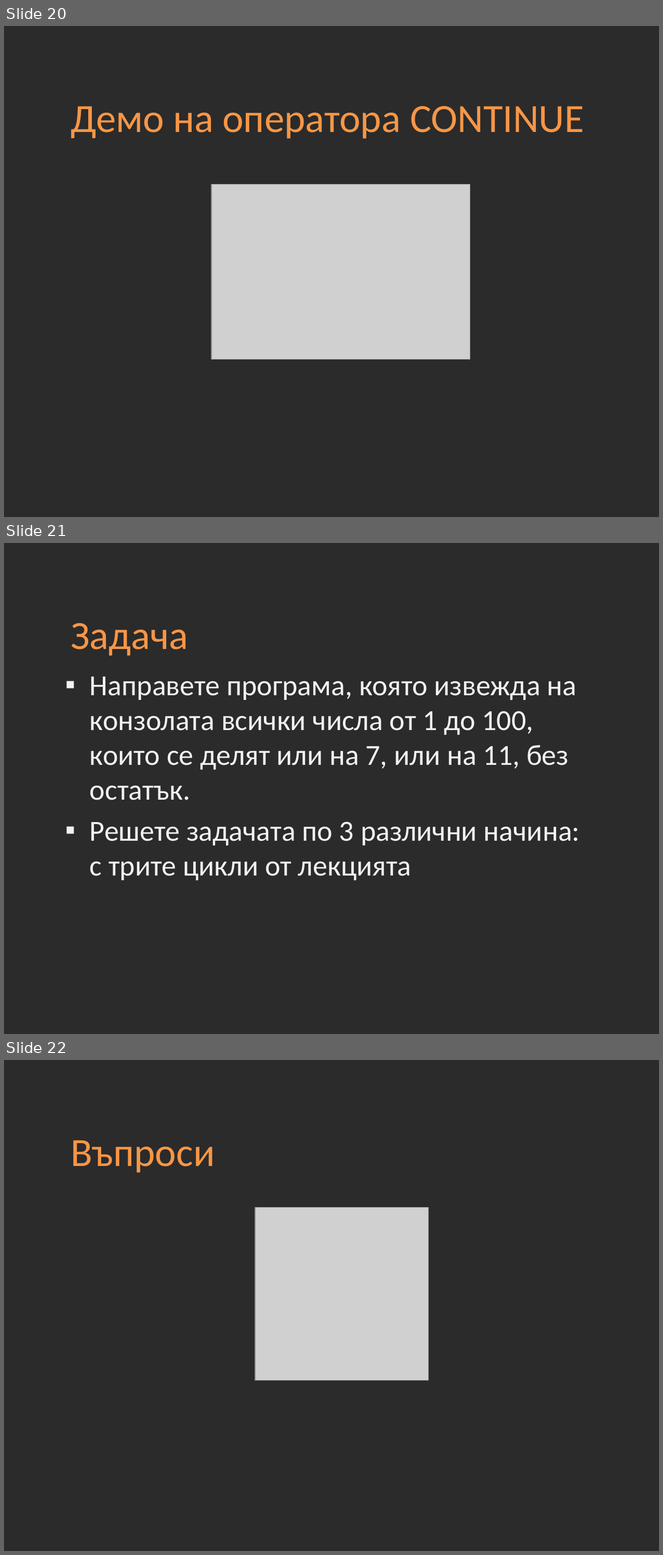
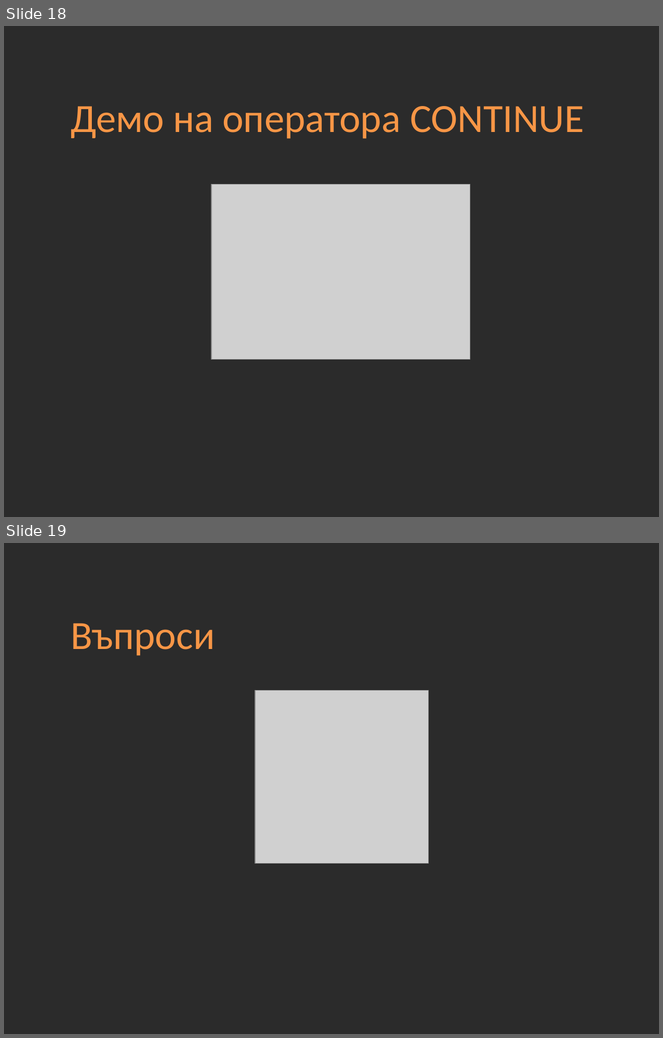
Before and after one commit to Academy-Soft-Intellect/Introduction-Into-Programming-Online, a slide deck: 05-Loops.pptx. Shown one above the other, each under a label of ours: slides 20, 21 and 22 before the commit, slides 18 and 19 after it. The pictures are 663x1555 and 663x1038 pixels, drawn with LibreOffice and Linux fonts; fonts in the diff are those of the drawing; grey boxes stand for pictures; background and template pictures are left out; a plain dark background stands for a picture behind light text. Boxes give left, top, right and bottom in pixels: in the first picture for what was removed or moved away, otherwise in the second. Text is boxed around its words. In the diff, an @@ line names an element or a change of style, - is before the commit and + after.

```diff
--- a/05-Loops.pptx
+++ b/05-Loops.pptx
@@ slide 21 removed at <box>4,543,659,1034</box>, background picture (left out) @@
@@ title removed at <box>71,623,188,656</box> @@
-Задача
@@ text removed at <box>90,677,580,880</box> @@
-▪ Направете програма, която извежда на конзолата всички числа от 1 до 100, които се делят или на 7, или на 11, без остатък.
-▪ Решете задачата по 3 различни начина: с трите цикли от лекцията
@@ what was slide 20 is now slide 18 @@
@@ what was slide 22 is now slide 19 @@
```
Also in this commit, not shown: 1 slide changed, 1 slide added, 2 other slides removed.
